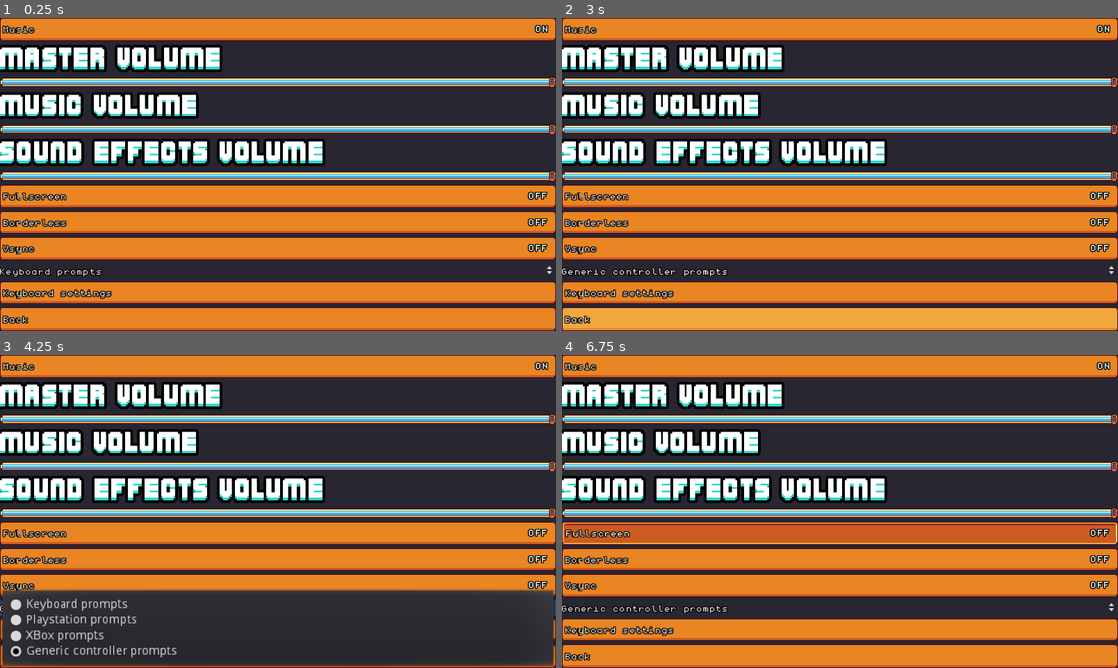
Above: before the commit, frames 1-4 (two rows, left to right).
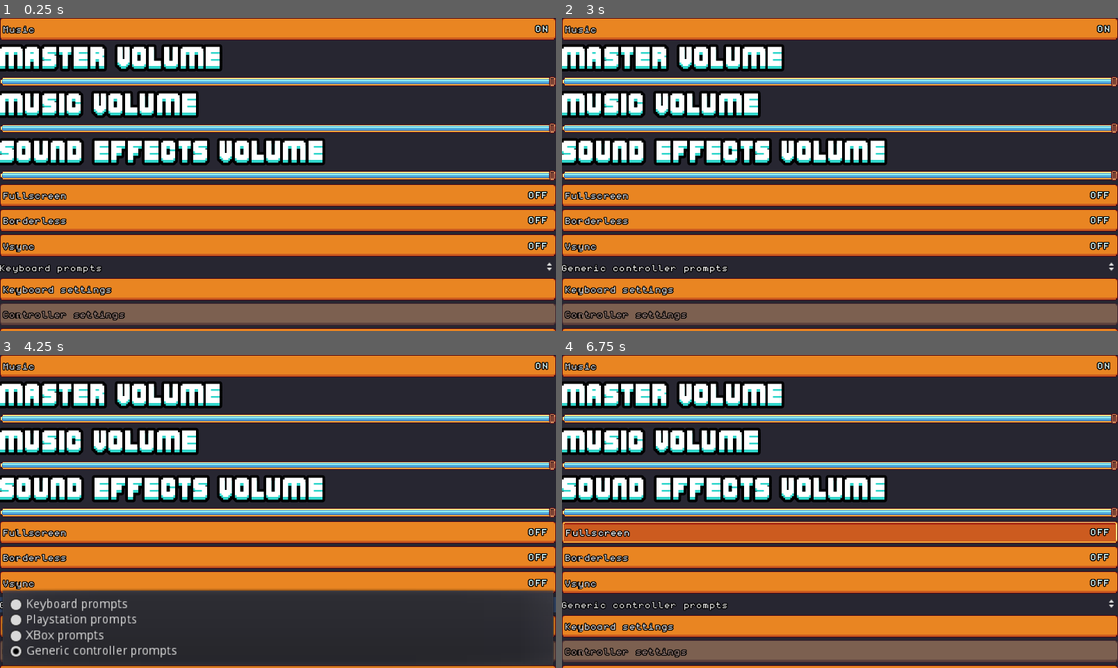
Above: after the commit, the same moments.

Repository: Smartkin/i-wanna-go-through-time-game-jam-edition
Game: Godot game, scene res://Rooms/Options Old.tscn
Same seed, same stepped clock (60 frames per second), same inputs: the game is played once before the commit and once after it. This scene is started directly instead of the project's main scene. Sound files missing from this copy of the repository are replaced by a short silence.
Inputs (mouse positions are in pixels of both pictures, inside the frame that each line leads up to):
- Up to frame 1 (0.25 s): no input
- Up to frame 2 (3 s): click "Borderless" at 0.5 s; click "Vsync" at 1.25 s; click "Keyboard prompts" at 2 s; click (840, 318) at 2.75 s, where only the run before the commit has a clickable "Back"
- Up to frame 3 (4.25 s): click "Generic controller prompts" at 3.5 s
- Up to frame 4 (6.75 s): click "Music" at 4.25 s; click "Keyboard settings" at 5 s; move the mouse to (962, 495) at 5.77 s; hold Right (right) 5.78-6.5 s; tap X (dash) at 5.85 s; click (962, 495) at 5.92 s; tap Shift (jump) at 6.02 s; drag from (728, 527) to (812, 574) at 6.52 s

The runs differ from the first frame. In frame 1, 30% of the frame differs, in the area x 0-100%, y 6-100%; in frame 2, 30%; in frame 3, 16%; in frame 4, 31%.
Error in both runs: Invalid set index 'value' (on base: 'null instance') with value of type 'float'. (res://Scripts/UI/Options/MainOptionsTab.gd:11)

Commit message:
Keyboard setting is always present now

Diff:
--- a/Scripts/UI/Options/MainOptionsTab.gd
+++ b/Scripts/UI/Options/MainOptionsTab.gd
@@ -26,11 +26,9 @@
 func _check_for_controllers() -> void:
 	if Input.get_connected_joypads().size() > 0:
 		print(Input.get_joy_name(0))
-		$KeyboardSettings.hide()
-		$ControllerSettings.show()
+		$ControllerSettings.disabled = false
 	else:
-		$KeyboardSettings.show()
-		$ControllerSettings.hide()
+		$ControllerSettings.disabled = true
 
 
 func _on_MusicCheckbox_toggled(button_pressed: bool) -> void:
